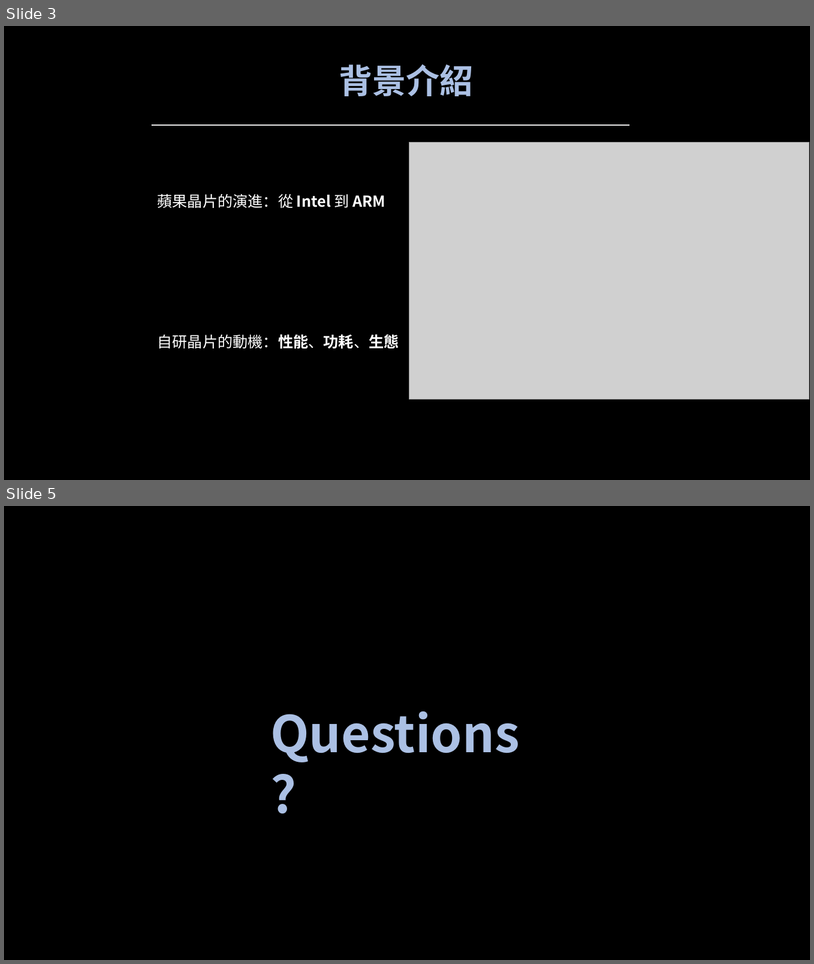
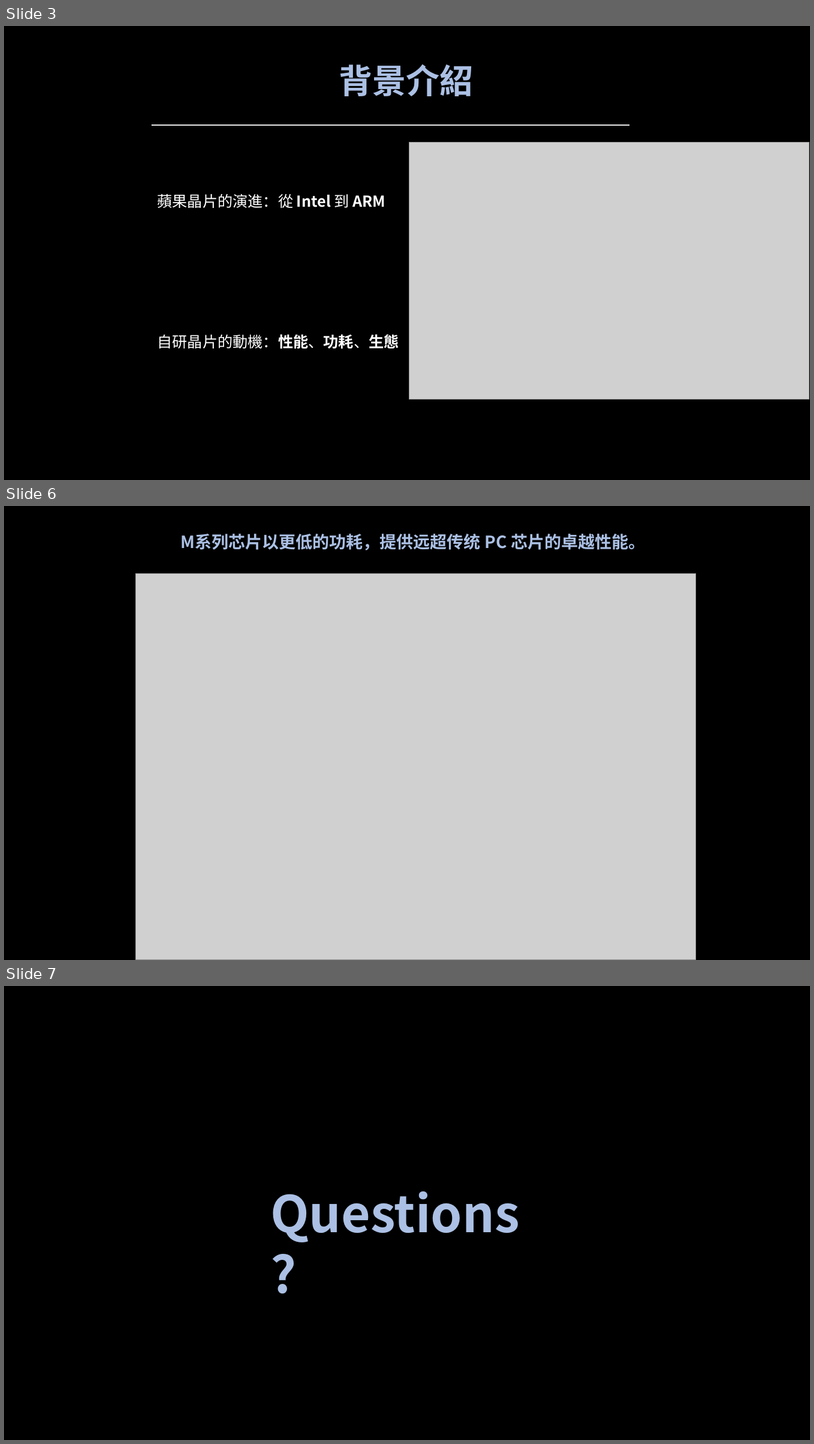
Before and after one commit to miaoyinnu/Apple, a slide deck: Apple.pptx. Shown one above the other, each under a label of ours: slides 3 and 5 before the commit, slides 3, 6 and 7 after it; the slides between them are not shown. The pictures are 814x964 and 814x1444 pixels, drawn with LibreOffice and Linux fonts; fonts in the diff are those of the drawing; grey boxes stand for pictures. Boxes give left, top, right and bottom in pixels: in the first picture for what was removed or moved away, otherwise in the second. Text is boxed around its words. In the diff, an @@ line names an element or a change of style, - is before the commit and + after.

```diff
--- a/Apple.pptx
+++ b/Apple.pptx
@@ slide 6 added at <box>4,506,810,960</box>, background #000000 @@
@@ text added at <box>180,534,645,550</box>, 20 pt, text gradient #F6F8FC to #ABC0E4 to #C7D5ED, bold @@
+M系列芯片以更低的功耗，提供远超传统 PC 芯片的卓越性能。
@@ picture added at <box>136,574,696,960</box> @@
@@ what was slide 5 is now slide 7 @@
```
Also in this commit, not shown: 2 slides changed, 1 other slide added.
